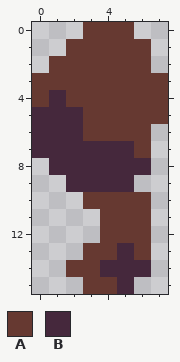
Edited in one commit: pixel-art file (Objects/Enemies/Dummy/Dummy.aseprite). The picture above is the old version.
8x16 pixels, 1 frame.
Palette (. is transparent): A #663931  B #45283c
Pixels before, first column x 0:
 0 ...AAA..
 1 ..AAAAA.
 2 .AAAAAA.
 3 AAAAAAAA
 4 ABAAAAAA
 5 BBBAAAAA
 6 BBBAAAA.
 7 BBBBBBA.
 8 .BBBBBB.
 9 ..BBBB..
10 ...AAAA.
11 ....AAA.
12 ....AAA.
13 ...AABA.
14 ..AABBB.
15 ...AAB..
After the commit:
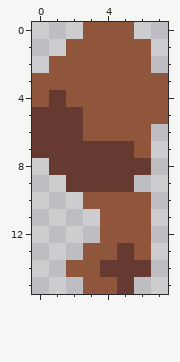
Message: New Player Attack and Full Dummy
The exact change:
colour A: #663931 -> #8f563b
colour B: #45283c -> #663931
Pixel boxes of the changes (left, top, right, bottom) in both pictures:
changed: (32, 22, 168, 294)
